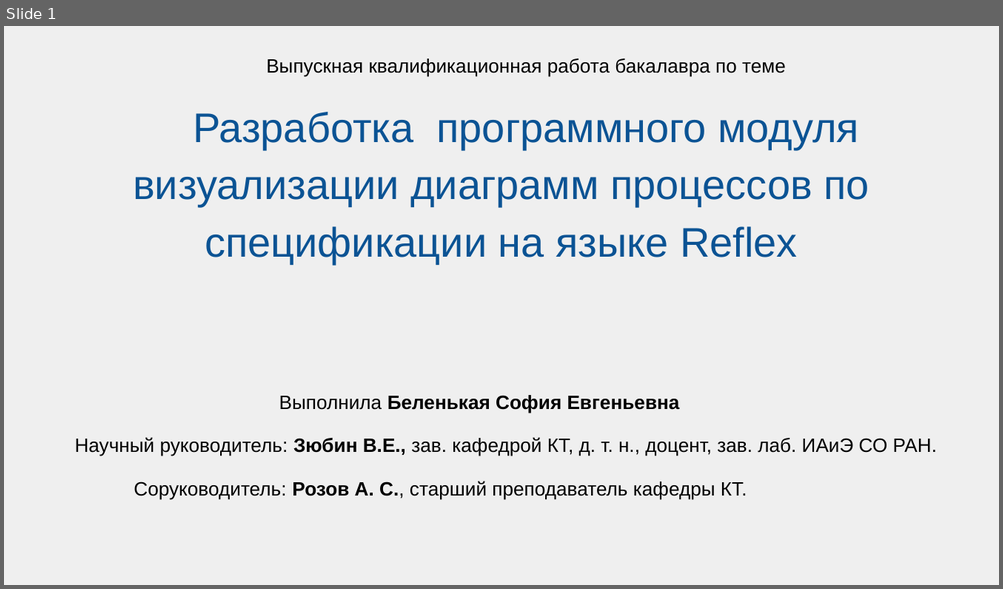
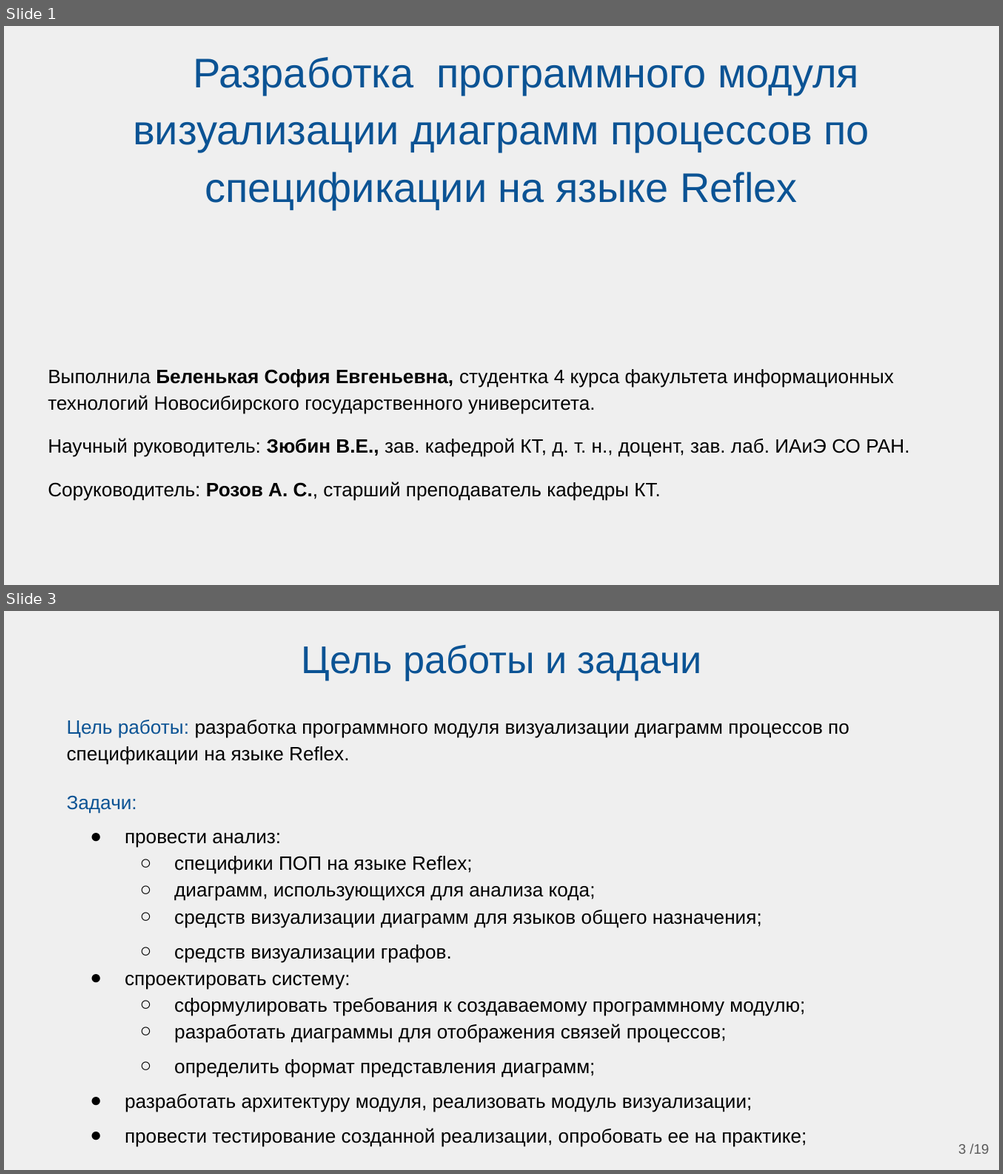
Before and after one commit to Belenkaia/Diagram-visualisation, a slide deck: презентации/МНСК_2.pptx. Shown one above the other, each under a label of ours: slide 1 before the commit, slides 1 and 3 after it; the slides between them are not shown. The pictures are 1003x589 and 1003x1174 pixels, drawn with LibreOffice and Linux fonts; fonts in the diff are those of the drawing. Boxes give left, top, right and bottom in pixels: in the first picture for what was removed or moved away, otherwise in the second. Text is boxed around its words. In the diff, an @@ line names an element or a change of style, - is before the commit and + after.

```diff
--- a/презентации/МНСК_2.pptx
+++ b/презентации/МНСК_2.pptx
@@ slide 3 added at (x1=4, y1=611, x2=999, y2=1170), background #EFEFEF @@
@@ title added at (x1=301, y1=644, x2=702, y2=681), 28 pt, text #0B5394 @@
+Цель работы и задачи
@@ text added at (x1=67, y1=720, x2=849, y2=814), 14 pt, text #000000 @@
+Цель работы: разработка программного модуля визуализации диаграмм процессов по спецификации на языке Reflex.
+Задачи:
@@ text added at (x1=125, y1=833, x2=806, y2=1147), 14 pt, text #000000 @@
+● провести анализ:
+  ○ специфики ПОП на языке Reflex;
+  ○ диаграмм, использующихся для анализа кода;
+  ○ средств визуализации диаграмм для языков общего назначения;
+  ○ средств визуализации графов.
+● спроектировать систему:
+  ○ сформулировать требования к создаваемому программному модулю;
+  ○ разработать диаграммы для отображения связей процессов;
+  ○ определить формат представления диаграмм;
+● разработать архитектуру модуля, реализовать модуль визуализации;
+● провести тестирование созданной реализации, опробовать ее на практике;
@@ page number added at (x1=958, y1=1144, x2=989, y2=1154), 10 pt, text #595959 @@
+3 /19
@@ slide 1 changed as well @@
@@ title at (x1=266, y1=59, x2=785, y2=77): paragraph removed @@
-Выпускная квалификационная работа бакалавра по теме
@@ subtitle "Выполнила Беленькая София Евгеньевна, студентка ..." moved from (x1=75, y1=395, x2=936, y2=500) to (x1=48, y1=369, x2=909, y2=501) @@
@@ subtitle at (x1=48, y1=369, x2=893, y2=414): text changed; bold off @@
-Выполнила Беленькая София Евгеньевна
+Выполнила Беленькая София Евгеньевна, студентка 4 курса факультета информационных технологий Новосибирского государственного университета.
```
Also in this commit, not shown: 14 other slides changed, 3 other slides added, 33 other files.
